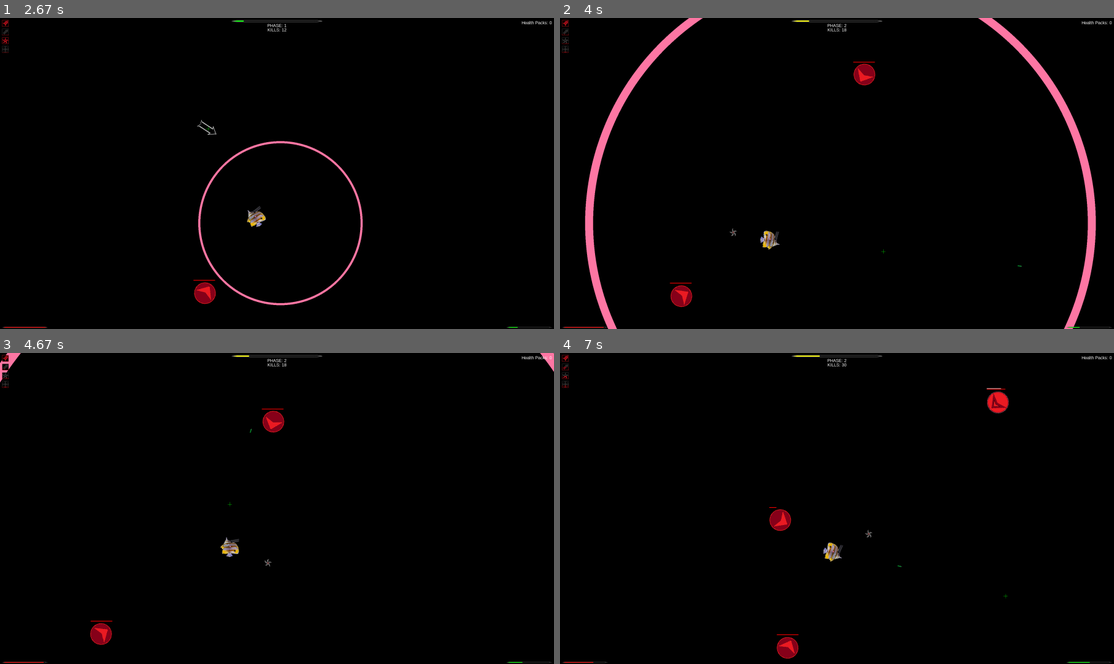
Above: before the commit, frames 1-4 (two rows, left to right).
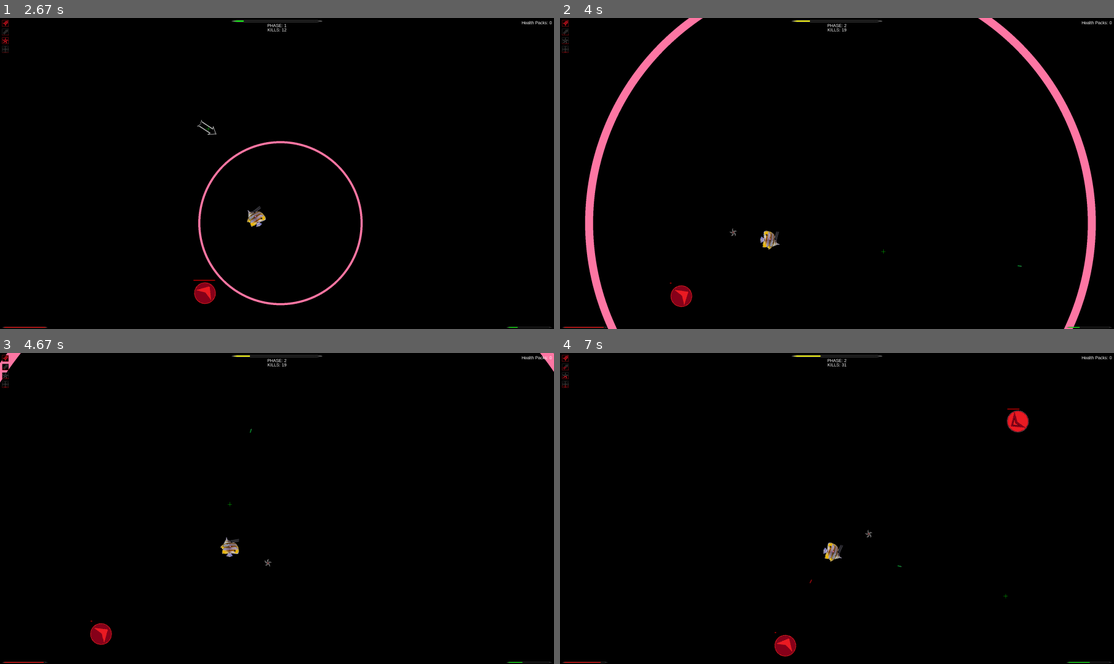
Above: after the commit, the same moments.

Repository: Jacob1Carter/BulletHellPygame
Game: pygame game, started from main.py
Two runs of this game, one before a commit and one after it. Both use one fixed random seed, a clock stepped at 60 frames per second and the inputs below.
Inputs (mouse positions are in pixels of both pictures, inside the frame that each line leads up to):
- Up to frame 1 (2.67 s): press the mouse at (282, 195) at 0.37 s; move the mouse to (210, 185) at 0.47 s; release the mouse at (144, 176) at 0.6 s; press the mouse at (282, 195) at 0.7 s; move the mouse to (326, 201) at 0.8 s; release the mouse at (376, 207) at 0.93 s; hold D 1-1.47 s; tap F at 1.07, 1.37, 1.57, 1.9, 2.2, 2.4 s; click (315, 238) at 1.08 s; tap K at 1.15, 2.48 s; hold W 1.5-1.8 s; click (299, 276) at 1.58 s; hold D 1.83-2.3 s; click (94, 58) at 1.92 s; tap E at 1.98 s; hold A from 2.33 s (still down); click (210, 129) at 2.42 s
- Up to frame 2 (4 s): tap F at 2.7, 3.3, 3.63, 3.93 s; release A at 2.87 s; tap Q at 2.9 s; hold S 3.23-3.53 s; click (875, 291) at 3.32 s; tap E at 3.38 s; hold A 3.57-3.97 s; click (881, 251) at 3.65 s; tap K at 3.72 s
- Up to frame 3 (4.67 s): hold W 4-4.37 s; tap F at 4.07, 4.47 s; click (310, 595) at 4.08 s; hold D from 4.4 s (still down); click (227, 505) at 4.48 s; tap E at 4.55 s
- Up to frame 4 (7 s): tap F at 4.77, 5.13, 5.53, 5.83, 6.03, 6.33, 6.53, 6.87 s; release D at 5.03 s; hold S 5.07-5.43 s; click (831, 511) at 5.15 s; tap K at 5.22, 6.62 s; hold A 5.47-5.93 s; click (737, 496) at 5.55 s; hold D 5.97-6.43 s; click (914, 527) at 6.05 s; tap E at 6.12 s; hold W 6.47-6.77 s; click (931, 464) at 6.55 s; hold D from 6.8 s (still down); click (1003, 595) at 6.88 s

Frame 1 is identical in both runs. In frame 2, 0.3% of the frame differs, in the area x 20-57%, y 0-86%; in frame 3, 0.3%; in frame 4, 0.9%, in the area x 6-85%, y 0-100%.

Commit message:
Shockwaves mostly completed

Diff:
--- a/entities.py
+++ b/entities.py
@@ -314,6 +314,13 @@
         self.thickness = 1
         self.expand_speed = 600 / main.FPS
         self.thicken_speed = 20 / main.FPS
+        self.damage_list = []
+        self.damage = 1.25
+        self.a = 5
+        self.b = -0.25
+        self.c = -2
+
+        #   n = ax^2 + bx + c
 
 
 class Glaive:
@@ -339,7 +346,7 @@
         self.img = main.pygame.transform.scale(main.pygame.image.load(main.os.path.join("Assets", "glaive.png")), (self.width, self.height))
         self.rotated_img = self.img
         self.rect = self.img.get_rect(center=(player.x, player.y))
-        self.damage = 50
+        self.damage = 20
         self.rotate_speed = -3000 / main.FPS
         self.display_angle = self.angle
         self.uptime = 0
--- a/main.py
+++ b/main.py
@@ -324,10 +324,26 @@
             glaive.uptime += 1
 
 
-def handle_shockwaves(shockwaves):
+def handle_shockwaves(shockwaves, enemies):
     for shockwave in shockwaves:
         shockwave.radius += shockwave.expand_speed
         shockwave.thickness += shockwave.thicken_speed
+
+        for enemy in enemies:
+            distance = math.sqrt((shockwave.x - enemies[enemy].x) ** 2 + (shockwave.y - enemies[enemy].y) ** 2)
+            if distance <= shockwave.radius:
+                if enemy not in shockwave.damage_list:
+                    shockwave.damage_list.append(enemy)
+                    enemies[enemy].take_damage(shockwave.damage)
+
+        shockwave.damage = (shockwave.a * (math.sqrt(shockwave.thickness))) + (shockwave.b * shockwave.thickness) + shockwave.c
+
+        if WIDTH >= HEIGHT:
+            if shockwave.radius > WIDTH*1.2:
+                shockwaves.remove(shockwave)
+        else:
+            if shockwave.radius > HEIGHT*1.2:
+                shockwaves.remove(shockwave)
 
 
 def handle_rockets(rockets, player, enemies, bullets):
@@ -401,7 +417,7 @@
                 rocket.explode_time -= 1
 
 
-def display(player, enemies, dashes, bullets, r_icos, glaive_icos, warp_icos, warp_active_ico, rockets, glaives, shockwaves, attribute_bar_ico, progress_bar_ico, health_packs, reticule, phase, runtime, ui):
+def display(player, enemies, dashes, bullets, r_icos, glaive_icos, warp_icos, warp_active_ico, rockets, glaives, shockwaves, attribute_bar_ico, progress_bar_ico, health_packs, reticule, phase, ui):
     WIN.fill(COLOURS["black"])
     for pack in health_packs:
         WIN.blit(pack.img, pack.rect)
@@ -453,13 +469,12 @@
     #   Show UI
 
     if ui:
-        display_ui(player, enemies, dashes, r_icos, glaive_icos, warp_icos, warp_active_ico, attribute_bar_ico, progress_bar_ico, reticule, phase,
-                   runtime)
+        display_ui(player, enemies, dashes, r_icos, glaive_icos, warp_icos, warp_active_ico, attribute_bar_ico, progress_bar_ico, reticule, phase)
 
     pygame.display.update()
 
 
-def display_ui(player, enemies, dashes, r_icos, glaive_icos, warp_icos, warp_active_ico, attribute_bar_ico, progress_bar_ico, reticule, phase, runtime):
+def display_ui(player, enemies, dashes, r_icos, glaive_icos, warp_icos, warp_active_ico, attribute_bar_ico, progress_bar_ico, reticule, phase):
     for enemy in enemies:
         pygame.draw.rect(WIN, COLOURS["red"], pygame.Rect(
             (enemies[enemy].x - (enemies[enemy].width / 2)),
@@ -534,8 +549,7 @@
 
     #   Health packs
 
-    healthpack_text = FONT3.render("Health Packs: {}".format(len(player.collected_health_packs)), True,
-                                   COLOURS["white"])
+    healthpack_text = FONT3.render("Health Packs: {}".format(len(player.collected_health_packs)), True, COLOURS["white"])
     WIN.blit(healthpack_text, (WIDTH - healthpack_text.get_width() - 10, 0 + 10))
 
     #   Player health bar
@@ -556,14 +570,11 @@
     elif player.max_overheat * 0.8 <= player.overheat < player.max_overheat:
         bar_colour = COLOURS["yellow"]
 
-    pygame.draw.rect(WIN, bar_colour,
-                     pygame.Rect(WIDTH - 210 - 20 + 15, HEIGHT - 8, (player.overheat / player.max_overheat) * 200, 1))
+    pygame.draw.rect(WIN, bar_colour, pygame.Rect(WIDTH - 210 - 20 + 15, HEIGHT - 8, (player.overheat / player.max_overheat) * 200, 1))
     if (player.overheat / player.max_overheat) * 200 > 193:
         pygame.draw.rect(WIN, bar_colour, pygame.Rect(WIDTH - 210 - 20 + 22, HEIGHT - 9, 193, 3))
     elif (player.overheat / player.max_overheat) * 200 > 7:
-        pygame.draw.rect(WIN, bar_colour,
-                         pygame.Rect(WIDTH - 210 - 20 + 22, HEIGHT - 9, (player.overheat / player.max_overheat) * 200,
-                                     3))
+        pygame.draw.rect(WIN, bar_colour, pygame.Rect(WIDTH - 210 - 20 + 22, HEIGHT - 9, (player.overheat / player.max_overheat) * 200, 3))
     WIN.blit(attribute_bar_ico, (WIDTH - 210 - 10, HEIGHT - 10))
 
     #   Phase bar
@@ -586,8 +597,7 @@
         if (player.kills / 100) * 408 >= 400:
             pygame.draw.rect(WIN, phase_colour, pygame.Rect((WIDTH / 2 - (420 / 2)) + 15, 12, 392, 5))
         else:
-            pygame.draw.rect(WIN, phase_colour,
-                             pygame.Rect((WIDTH / 2 - (420 / 2)) + 15, 12, ((player.kills / 100) * 408) - 7, 5))
+            pygame.draw.rect(WIN, phase_colour, pygame.Rect((WIDTH / 2 - (420 / 2)) + 15, 12, ((player.kills / 100) * 408) - 7, 5))
 
     WIN.blit(progress_bar_ico, (WIDTH / 2 - (420 / 2), 10))
 
@@ -696,10 +706,10 @@
 
 
 def reset():
-    # returns: pause, player, enemies, enemy_spawn_cooldown, esc_time, num, [bullets, rockets, health_packs, glaives],
-    # [runtime, ticks, phase]
-
-    return False, entities.Player(), {}, False, 0, 1, [[], [], [], []], [0, 0, 1]
+    # returns: pause, player, enemies, enemy_spawn_cooldown, esc_time, num, [bullets, rockets, health_packs, glaives, shockwaves],
+    # [ticks, phase]
+
+    return False, entities.Player(), {}, False, 0, 1, [[], [], [], [], []], [0, 1]
 
 
 def main():
@@ -719,7 +729,6 @@
         "max": 10,
     }
 
-    runtime = 0
     phase = "1"
 
     num = 1
@@ -730,37 +739,25 @@
     glaives = []
     shockwaves = []
 
-    play_button = ui_objects.Button((WIDTH // 2) - ((WIDTH // 4) / 2), (HEIGHT // 2) - 65, WIDTH // 4, 60,
-                                    COLOURS["green"], "PLAY", COLOURS["white"])
-    restart_button = ui_objects.Button((WIDTH // 2) - ((WIDTH // 4) / 2), (HEIGHT // 2) + 10, WIDTH // 4, 60,
-                                       COLOURS["dark_grey"], "RESTART", COLOURS["white"])
-    settings_button = ui_objects.Button((WIDTH // 2) - ((WIDTH // 4) / 2), (HEIGHT // 2) + 85, WIDTH // 4, 60,
-                                        COLOURS["light_grey"], "SETTINGS", COLOURS["white"])
-    exit_button = ui_objects.Button((WIDTH // 2) - ((WIDTH // 4) / 2), (HEIGHT // 2) + 160, WIDTH // 4, 60,
-                                    COLOURS["red"], "EXIT", COLOURS["white"])
-
-    reticule_button = ui_objects.Button((WIDTH // 2) - ((WIDTH // 4) / 2), (HEIGHT // 2) - 65, WIDTH // 4, 60,
-                                        COLOURS["green"], "EDIT RETICULE", COLOURS["white"])
-    back_button = ui_objects.Button((WIDTH // 2) - ((WIDTH // 4) / 2), (HEIGHT // 2) + 85, WIDTH // 4, 60,
-                                    COLOURS["light_grey"], "BACK", COLOURS["white"])
-
-    width_button = ui_objects.IntButton((WIDTH // 2) - ((WIDTH // 4) / 2), (HEIGHT // 2) - 140, WIDTH // 4, 60,
-                                        COLOURS["green"], "PLAY", COLOURS["white"])
-
-    height_button = ui_objects.IntButton((WIDTH // 2) - ((WIDTH // 4) / 2), (HEIGHT // 2) - 65, WIDTH // 4, 60,
-                                         COLOURS["green"], "PLAY", COLOURS["white"])
-
-    dot_button = ui_objects.IntButton((WIDTH // 2) - ((WIDTH // 4) / 2), (HEIGHT // 2) + 10, WIDTH // 4, 60,
-                                      COLOURS["dark_grey"], "RESTART", COLOURS["white"])
-
-    gap_button = ui_objects.IntButton((WIDTH // 2) - ((WIDTH // 4) / 2), (HEIGHT // 2) + 85, WIDTH // 4, 60,
-                                      COLOURS["light_grey"], "SETTINGS", COLOURS["white"])
-
-    thickness_button = ui_objects.IntButton((WIDTH // 2) - ((WIDTH // 4) / 2), (HEIGHT // 2) + 160, WIDTH // 4, 60,
-                                            COLOURS["red"], "EXIT", COLOURS["white"])
-
-    reticule_back_button = ui_objects.Button((WIDTH // 2) - ((WIDTH // 4) / 2), (HEIGHT // 2) + 235, WIDTH // 4, 60,
-                                             COLOURS["light_grey"], "BACK", COLOURS["white"])
+    play_button = ui_objects.Button((WIDTH // 2) - ((WIDTH // 4) / 2), (HEIGHT // 2) - 65, WIDTH // 4, 60, COLOURS["green"], "PLAY", COLOURS["white"])
+    restart_button = ui_objects.Button((WIDTH // 2) - ((WIDTH // 4) / 2), (HEIGHT // 2) + 10, WIDTH // 4, 60, COLOURS["dark_grey"], "RESTART", COLOURS["white"])
+    settings_button = ui_objects.Button((WIDTH // 2) - ((WIDTH // 4) / 2), (HEIGHT // 2) + 85, WIDTH // 4, 60, COLOURS["light_grey"], "SETTINGS", COLOURS["white"])
+    exit_button = ui_objects.Button((WIDTH // 2) - ((WIDTH // 4) / 2), (HEIGHT // 2) + 160, WIDTH // 4, 60, COLOURS["red"], "EXIT", COLOURS["white"])
+
+    reticule_button = ui_objects.Button((WIDTH // 2) - ((WIDTH // 4) / 2), (HEIGHT // 2) - 65, WIDTH // 4, 60, COLOURS["green"], "EDIT RETICULE", COLOURS["white"])
+    back_button = ui_objects.Button((WIDTH // 2) - ((WIDTH // 4) / 2), (HEIGHT // 2) + 85, WIDTH // 4, 60, COLOURS["light_grey"], "BACK", COLOURS["white"])
+
+    width_button = ui_objects.IntButton((WIDTH // 2) - ((WIDTH // 4) / 2), (HEIGHT // 2) - 140, WIDTH // 4, 60, COLOURS["green"], "PLAY", COLOURS["white"])
+
+    height_button = ui_objects.IntButton((WIDTH // 2) - ((WIDTH // 4) / 2), (HEIGHT // 2) - 65, WIDTH // 4, 60, COLOURS["green"], "PLAY", COLOURS["white"])
+
+    dot_button = ui_objects.IntButton((WIDTH // 2) - ((WIDTH // 4) / 2), (HEIGHT // 2) + 10, WIDTH // 4, 60, COLOURS["dark_grey"], "RESTART", COLOURS["white"])
+
+    gap_button = ui_objects.IntButton((WIDTH // 2) - ((WIDTH // 4) / 2), (HEIGHT // 2) + 85, WIDTH // 4, 60, COLOURS["light_grey"], "SETTINGS", COLOURS["white"])
+
+    thickness_button = ui_objects.IntButton((WIDTH // 2) - ((WIDTH // 4) / 2), (HEIGHT // 2) + 160, WIDTH // 4, 60, COLOURS["red"], "EXIT", COLOURS["white"])
+
+    reticule_back_button = ui_objects.Button((WIDTH // 2) - ((WIDTH // 4) / 2), (HEIGHT // 2) + 235, WIDTH // 4, 60, COLOURS["light_grey"], "BACK", COLOURS["white"])
 
     reticule = ui_objects.Reticule()
 
@@ -829,9 +826,9 @@
 
             if restart_button.is_clicked(0):
                 pause, player, enemies, enemy_spawn_cooldown, esc_time, num, entity_lst, sec_lst = reset()
-                runtime, ticks, phase = sec_lst[0], sec_lst[1], sec_lst[2]
+                ticks, phase = sec_lst[0], sec_lst[1]
                 del sec_lst
-                bullets, rockets, health_packs, glaives = entity_lst[0], entity_lst[1], entity_lst[2], entity_lst[3]
+                bullets, rockets, health_packs, glaives, shockwaves = entity_lst[0], entity_lst[1], entity_lst[2], entity_lst[3], entity_lst[4]
                 del entity_lst
                 pause = False
 
@@ -852,8 +849,7 @@
                 if reticule_bool:
                     handle_cool_i(width_button, height_button, dot_button, gap_button, thickness_button)
                     handle_cool(reticule_back_button)
-                    reticule_display(width_button, height_button, dot_button, gap_button, thickness_button,
-                                     reticule_back_button)
+                    reticule_display(width_button, height_button, dot_button, gap_button, thickness_button, reticule_back_button)
                 else:
                     handle_cool(reticule_button, back_button)
                     settings_display(reticule_button, back_button)
@@ -871,26 +867,26 @@
                     if random.random() > 0.1:
                         enemies.update({
                             num:
-                                entities.Enemy(random.randint(30, WIDTH - 30), random.randint(30, HEIGHT - 30), 15, 0,
-                                               300, 1)
+                                entities.Enemy(random.randint(30, WIDTH - 30), random.randint(30, HEIGHT - 30), 15, 0, 300, 1)
                         })
                     else:
                         enemies.update({
                             num:
-                                entities.Enemy(random.randint(30, WIDTH - 30), random.randint(30, HEIGHT - 30), 30, 30,
-                                               400, 1.2)
+                                entities.Enemy(random.randint(30, WIDTH - 30), random.randint(30, HEIGHT - 30), 30, 30, 400, 1.2)
                         })
                     num += 1
                     enemy_spawn_cooldown = True
+
+            #   entity handling
 
             handle_enemies(enemies, player, bullets, health_packs)
             pause = handle_player(player, keys_pressed, mouse_pressed, bullets, rockets, health_packs, glaives, shockwaves)
             handle_bullets(bullets, player, enemies)
             handle_glaives(glaives, player, enemies)
             handle_rockets(rockets, player, enemies, bullets)
-            handle_shockwaves(shockwaves)
+            handle_shockwaves(shockwaves, enemies)
             display(player, enemies, icos, bullets, r_icos, glaive_icos, warp_icos, warp_active_ico, rockets, glaives, shockwaves, attribute_bar_ico,
-                    progress_bar_ico, health_packs, reticule, phase, runtime, ui)
+                    progress_bar_ico, health_packs, reticule, phase, ui)
 
             if enemy_spawn_cooldown:
                 if esc_time >= spawn_rules["delay"] * FPS:
@@ -904,7 +900,6 @@
             else:
                 ticks += 1
 
-            #if 0 <= runtime < 10:
             if player.kills == 0 or player.kills <= 15:
                 phase = "1"
                 spawn_rules = {
@@ -929,7 +924,7 @@
                     "delay": 1.5,
                     "max": 20,
                 }
-            elif 80 < player.kills <= 100:
+            elif 80 < player.kills <= 500:
                 phase = "5"
                 spawn_rules = {
                     "delay": 0.5,
@@ -944,8 +939,6 @@
                 end_game("You won!      W")
                 pause = True
 
-            runtime += 1 / FPS
-
             #   End of gameplay loop
 
 
